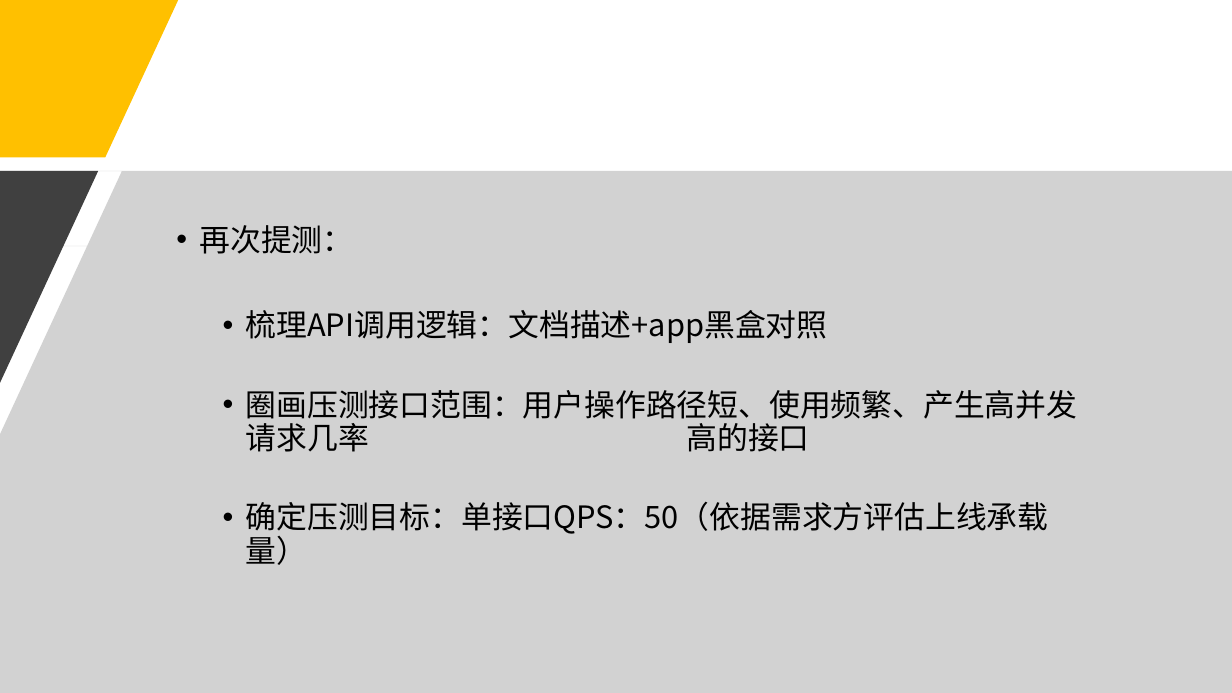
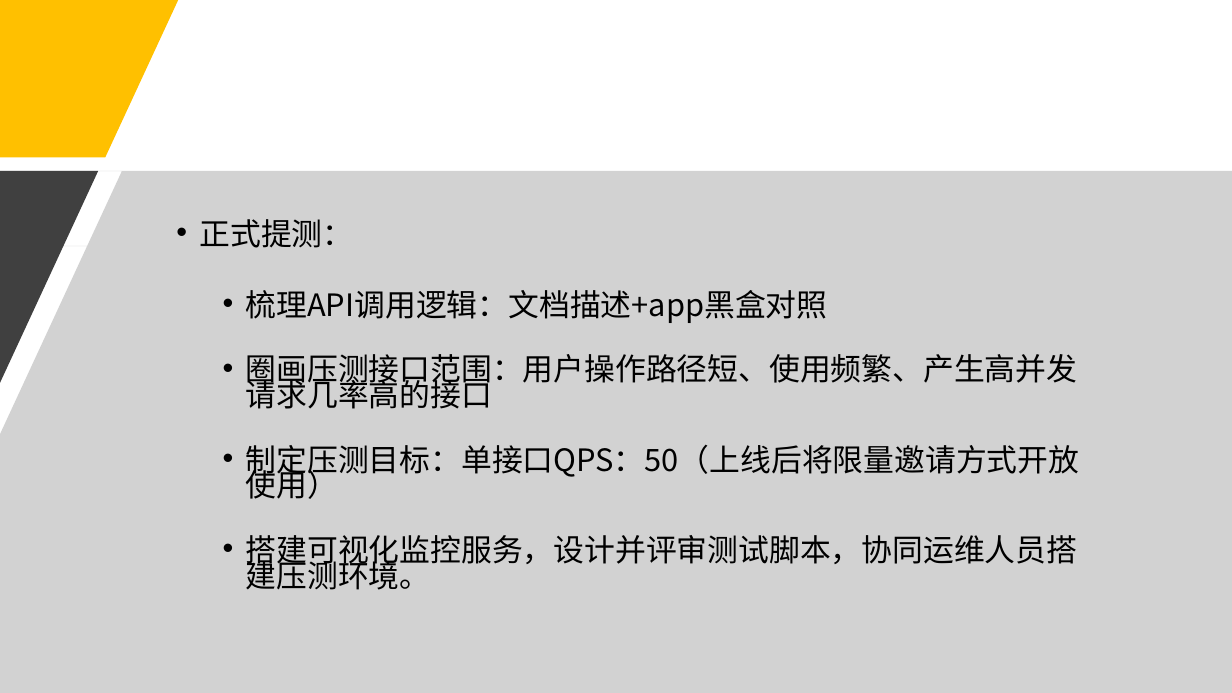
Before and after one commit to Rexixe1993/-, a slide deck: slide 5 of D99压测分享会.pptx. Drawn at 1232x693 pixels with LibreOffice and Linux fonts; fonts in the diff are those of the drawing. Boxes give left, top, right and bottom in pixels: in the first picture for what was removed or moved away, otherwise in the second. Text is boxed around its words. In the diff, an @@ line names an element or a change of style, - is before the commit and + after.

```diff
--- a/D99压测分享会.pptx
+++ b/D99压测分享会.pptx
@@ text at (199, 219, 353, 248): text changed @@
-• 再次提测：
+• 正式提测：
@@ text at (246, 290, 828, 323): line spacing 0.9 to 0.7 @@
@@ text at (246, 354, 1080, 590): text changed @@
-  • 圈画压测接口范围：用户操作路径短、使用频繁、产生高并发请求几率 高的接口
-  • 确定压测目标：单接口QPS：50（依据需求方评估上线承载量）
+  • 圈画压测接口范围：用户操作路径短、使用频繁、产生高并发请求几率高的接口
+  • 制定压测目标：单接口QPS：50（上线后将限量邀请方式开放使用）
+  • 搭建可视化监控服务，设计并评审测试脚本，协同运维人员搭建压测环境。
```
Also in this commit, not shown: 2 other slides changed, 7 slides added, 1 slide removed.
